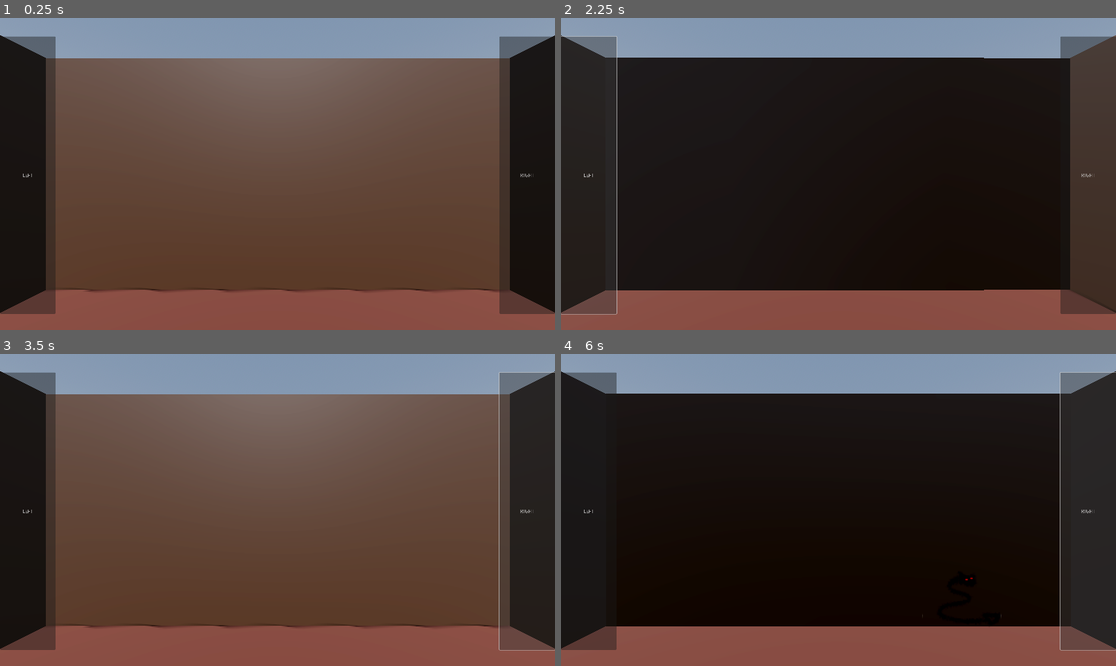
Above: before the commit, frames 1-4 (two rows, left to right).
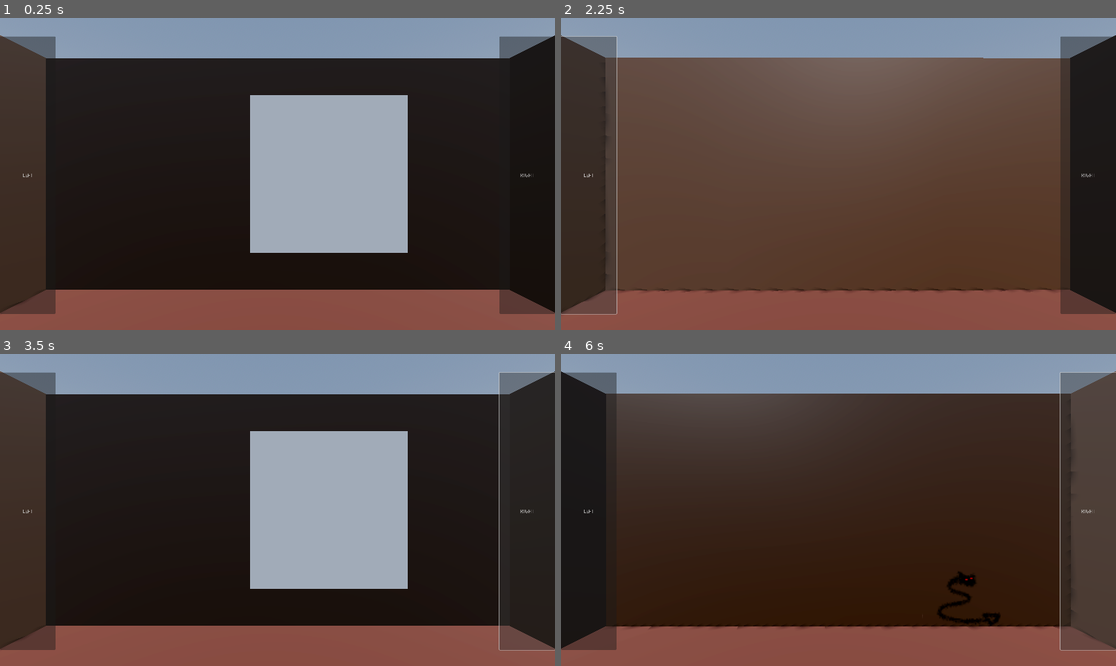
Above: after the commit, the same moments.

Repository: One1-One1/gmtk2025
Game: Godot game, scene res://scenes/main.tscn
Same seed, same stepped clock (60 frames per second), same inputs: the game is played once before the commit and once after it.
Inputs:
- Up to frame 1 (0.25 s): no input
- Up to frame 2 (2.25 s): click "LEFT" at 0.5 s; click "RIGHT" at 1.25 s; click "LEFT" at 2 s
- Up to frame 3 (3.5 s): click "RIGHT" at 2.75 s
- Up to frame 4 (6 s): click "LEFT" at 3.5 s; click "RIGHT" at 4.25 s; tap Enter at 5 s; tap E (Interact, bound only after the commit) at 5.1, 5.85 s; tap Space at 5.75 s

The runs differ from the first frame. In frame 1, 69% of the frame differs, in the area x 0-92%, y 5-95%; in frame 2, 69%, in the area x 0-100%, y 5-95%; in frame 3, 69%; in frame 4, 66%.

Commit message:
interactable objects
added interactable objects scene

Diff:
--- a/project.godot
+++ b/project.godot
@@ -20,6 +20,14 @@
 window/size/viewport_width=1920
 window/size/viewport_height=1080
 
+[input]
+
+Interact={
+"deadzone": 0.2,
+"events": [Object(InputEventKey,"resource_local_to_scene":false,"resource_name":"","device":-1,"window_id":0,"alt_pressed":false,"shift_pressed":false,"ctrl_pressed":false,"meta_pressed":false,"pressed":false,"keycode":0,"physical_keycode":69,"key_label":0,"unicode":101,"location":0,"echo":false,"script":null)
+]
+}
+
 [rendering]
 
 textures/canvas_textures/default_texture_filter=0
--- /dev/null
+++ b/scenes/interactable_sprite.tscn
@@ -0,0 +1,20 @@
+[gd_scene load_steps=5 format=3 uid="uid://bnypy3o5jcf8j"]
+
+[ext_resource type="Script" uid="uid://c5wvp48180lha" path="res://scripts/interactable.gd" id="1_phvcj"]
+
+[sub_resource type="QuadMesh" id="QuadMesh_y4ikl"]
+
+[sub_resource type="StandardMaterial3D" id="StandardMaterial3D_t3nqm"]
+billboard_mode = 1
+
+[sub_resource type="BoxShape3D" id="BoxShape3D_vx0dd"]
+
+[node name="interactableSprite" type="MeshInstance3D"]
+mesh = SubResource("QuadMesh_y4ikl")
+surface_material_override/0 = SubResource("StandardMaterial3D_t3nqm")
+
+[node name="StaticBody3D" type="StaticBody3D" parent="."]
+script = ExtResource("1_phvcj")
+
+[node name="CollisionShape3D" type="CollisionShape3D" parent="StaticBody3D"]
+shape = SubResource("BoxShape3D_vx0dd")
--- a/scenes/main.tscn
+++ b/scenes/main.tscn
@@ -1,8 +1,10 @@
-[gd_scene load_steps=10 format=3 uid="uid://bfidsn1dcifae"]
+[gd_scene load_steps=12 format=3 uid="uid://bfidsn1dcifae"]
 
 [ext_resource type="PackedScene" uid="uid://crsia0sl0yvh5" path="res://scenes/wall.tscn" id="1_o5qli"]
 [ext_resource type="Texture2D" uid="uid://byj47nbl76ip3" path="res://assets/placeholder/evilsnake.png" id="2_0wfyh"]
+[ext_resource type="PackedScene" uid="uid://dg1ex6rfuj2i3" path="res://scenes/room_camera.tscn" id="3_jyhfs"]
 [ext_resource type="PackedScene" uid="uid://bhjj65esfdxo5" path="res://scenes/ui.tscn" id="3_sugp2"]
+[ext_resource type="PackedScene" uid="uid://bnypy3o5jcf8j" path="res://scenes/interactable_sprite.tscn" id="5_tbgi4"]
 
 [sub_resource type="ProceduralSkyMaterial" id="ProceduralSkyMaterial_o5qli"]
 sky_horizon_color = Color(0.662243, 0.671743, 0.686743, 1)
@@ -36,8 +38,9 @@
 environment = SubResource("Environment_sugp2")
 
 [node name="DirectionalLight3D" type="DirectionalLight3D" parent="."]
-transform = Transform3D(-0.860458, 0.0980368, -0.5, -0.496786, 0.0566016, 0.866025, 0.113203, 0.993572, 1.56217e-15, 0, 3, 0)
+transform = Transform3D(0.334231, 0.933381, 0.130724, -0.496786, 0.0566017, 0.866025, 0.800933, -0.354394, 0.482609, 0, 3, 0)
 light_energy = 1.327
+light_indirect_energy = 1.327
 shadow_enabled = true
 
 [node name="floor" type="MeshInstance3D" parent="."]
@@ -69,12 +72,15 @@
 curve = SubResource("Curve3D_sugp2")
 
 [node name="PathFollow3D" type="PathFollow3D" parent="Path3D"]
-transform = Transform3D(-1.23577e-06, 0, 0.999975, 0, 1, 0, -0.999975, 0, -1.23577e-06, -0.00901268, 0, 0.996025)
+transform = Transform3D(2.69803e-06, 0, 0.999975, 0, 1, 0, -0.999975, 0, 2.69803e-06, -0.0090177, 0, 0.996025)
 progress = 3.1765
 
-[node name="Camera3D" type="Camera3D" parent="Path3D/PathFollow3D"]
-transform = Transform3D(-2, 0, -1.74846e-07, 0, 2, 0, 1.74846e-07, 0, -2, 1.00504, 0, 1)
+[node name="roomCamera" parent="Path3D/PathFollow3D" instance=ExtResource("3_jyhfs")]
+transform = Transform3D(-1, 0, -8.74228e-08, 0, 1, 0, 8.74228e-08, 0, -1, 1, 0, 1)
 
 [node name="UI" parent="." node_paths=PackedStringArray("camera", "path") instance=ExtResource("3_sugp2")]
-camera = NodePath("../Path3D/PathFollow3D/Camera3D")
+camera = NodePath("../Path3D/PathFollow3D/roomCamera")
 path = NodePath("../Path3D/PathFollow3D")
+
+[node name="interactableSprite" parent="." instance=ExtResource("5_tbgi4")]
+transform = Transform3D(-4.37114e-08, 0, -1, 0, 1, 0, 1, 0, -4.37114e-08, 1.53587, 1, 0.323807)
--- /dev/null
+++ b/scenes/room_camera.tscn
@@ -0,0 +1,9 @@
+[gd_scene load_steps=2 format=3 uid="uid://dg1ex6rfuj2i3"]
+
+[ext_resource type="Script" uid="uid://cgj31jnvsdk3s" path="res://scripts/interaction.gd" id="1_htqe6"]
+
+[node name="roomCamera" type="Camera3D"]
+
+[node name="interactionRay" type="RayCast3D" parent="."]
+target_position = Vector3(0, 0, -3)
+script = ExtResource("1_htqe6")
--- a/scenes/ui.tscn
+++ b/scenes/ui.tscn
@@ -1,6 +1,6 @@
 [gd_scene load_steps=2 format=3 uid="uid://bhjj65esfdxo5"]
 
-[ext_resource type="Script" uid="uid://dqe2ff7ogrrny" path="res://scenes/directions.gd" id="1_nt7q6"]
+[ext_resource type="Script" uid="uid://dqe2ff7ogrrny" path="res://scripts/directions.gd" id="1_nt7q6"]
 
 [node name="UI" type="Control"]
 layout_mode = 3
--- /dev/null
+++ b/scripts/interactable.gd
@@ -0,0 +1,9 @@
+extends Node
+
+class_name Interactable
+
+func get_interaction_text():
+	return "Interact"
+
+func interact():
+	print("Interacted!")
--- /dev/null
+++ b/scripts/interaction.gd
@@ -0,0 +1,16 @@
+extends RayCast3D
+
+var current_collider
+
+func _process(delta):
+	var collider = get_collider()
+
+	if is_colliding() and collider is Interactable:
+		if current_collider != collider:
+			current_collider = collider
+
+		if Input.is_action_just_pressed("Interact"):
+			collider.interact()
+
+	elif current_collider:
+		current_collider = null
Renamed: scenes/directions.gd -> scripts/directions.gd
Renamed: scenes/directions.gd.uid -> scripts/directions.gd.uid
Not shown, added: scripts/interactable.gd.uid
Not shown, added: scripts/interaction.gd.uid
